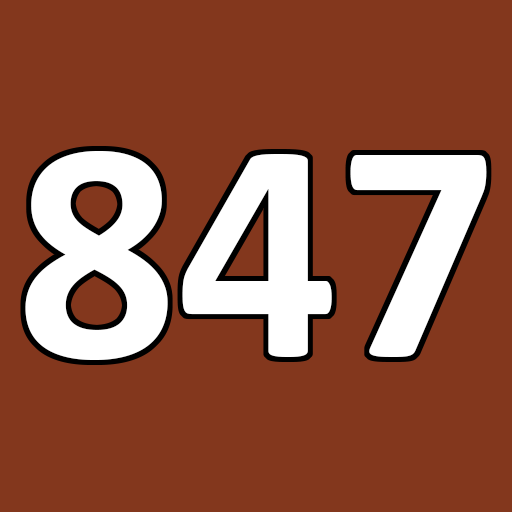
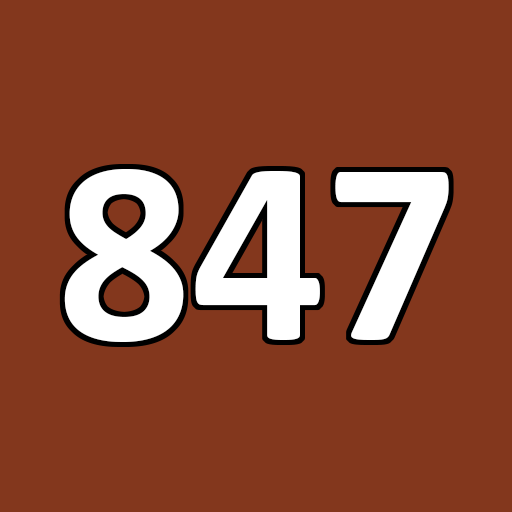
Layered file, before and after one edit (512×512). Changes by layer:
painted on "847" over [left=25, top=151, right=487, bottom=360]
painted on "Background" over [left=20, top=146, right=492, bottom=365]
